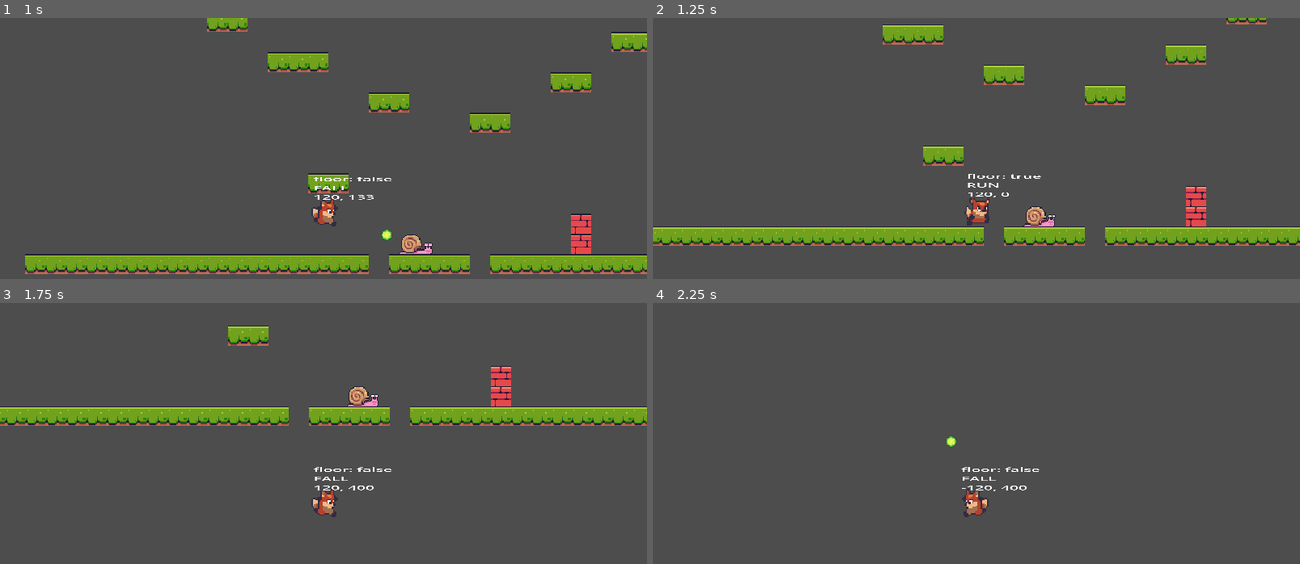
Above: before the commit, frames 1-4 (two rows, left to right).
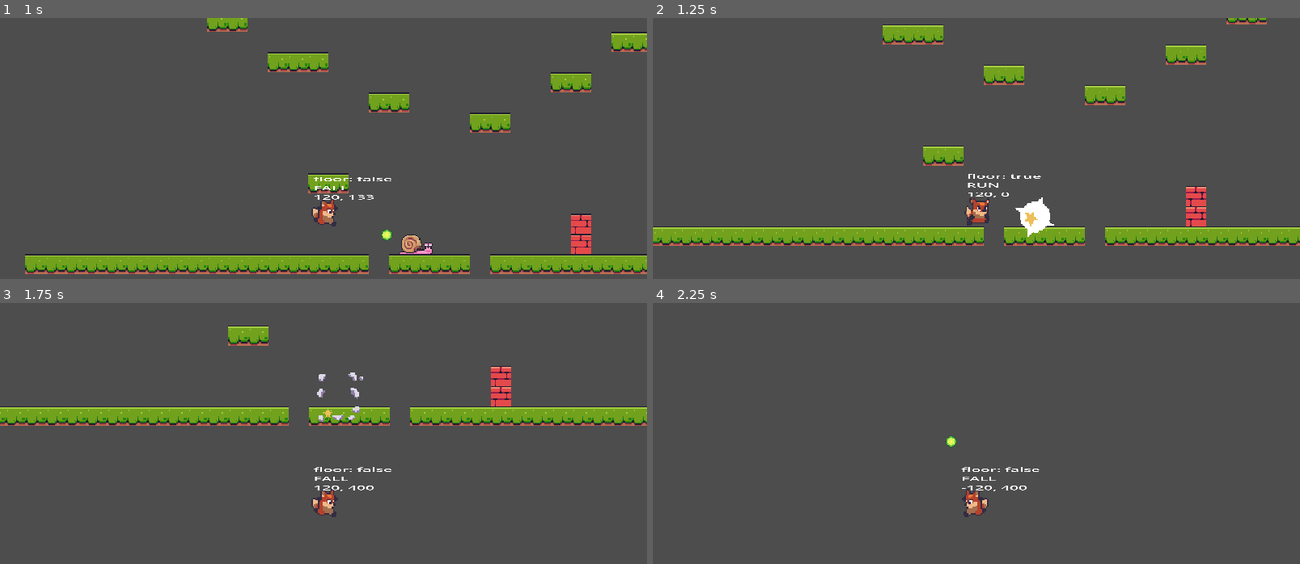
Above: after the commit, the same moments.

Repository: bluewind109/Foxy-Antics
Game: Godot game, scene res://level_base/level_base.tscn
The game is run twice, just before and just after one commit, with the same random seed, the same clock (stepped at 60 frames per second) and the same inputs. The project has no main scene, so this scene is started directly.
Inputs:
- Up to frame 1 (1 s): hold Right (right) from 0.53 s (still down); tap Ctrl (shoot) at 0.6 s; tap Space (jump) at 0.77 s
- Up to frame 2 (1.25 s): keep holding Right (right)
- Up to frame 3 (1.75 s): keep holding Right (right); tap Ctrl (shoot) at 1.35 s; tap Space (jump) at 1.52 s
- Up to frame 4 (2.25 s): release Right (right) at 2.03 s; hold Left (left) from 2.03 s (still down); tap Ctrl (shoot) at 2.1 s

Frame 1 is identical in both runs. In frame 2, 0.5% of the frame differs, in the area x 56-63%, y 68-84%; in frame 3, 0.5%; in frame 4, nothing differs.

Commit message:
Add explosion on enemy's death

Diff:
--- a/bullet/bullet_base/bullet_base.gd
+++ b/bullet/bullet_base/bullet_base.gd
@@ -24,5 +24,5 @@
 		queue_free()
 
 
-func _on_area_entered(area):
+func _on_area_entered(_area):
 	queue_free()
--- a/bullet/bullet_enemy/bullet_enemy.tscn
+++ b/bullet/bullet_enemy/bullet_enemy.tscn
@@ -5,6 +5,7 @@
 
 [node name="BulletEnemy" instance=ExtResource("1_5tnmu")]
 collision_layer = 16
+collision_mask = 2
 
 [node name="Sprite2D" parent="." index="0"]
 texture = ExtResource("2_arom2")
--- a/enemy/enemy_base/enemy_base.gd
+++ b/enemy/enemy_base/enemy_base.gd
@@ -31,6 +31,7 @@
 
 	_dying = true
 	SignalManager.on_enemy_hit.emit(points, global_position)
+	ObjectMaker.create_explosion(global_position)
 	set_physics_process(false)
 	hide()
 	queue_free()
@@ -44,5 +45,5 @@
 	pass # Replace with function body.
 
 
-func _on_hit_box_area_entered(area):
-	print("Enemy hit: ", area)
+func _on_hit_box_area_entered(_area):
+	die()
--- /dev/null
+++ b/enemy_explosion/enemy_explosion.gd
@@ -0,0 +1,5 @@
+extends AnimatedSprite2D
+
+
+func _on_animation_finished():
+	queue_free()
--- /dev/null
+++ b/enemy_explosion/enemy_explosion.tscn
@@ -0,0 +1,66 @@
+[gd_scene load_steps=11 format=3 uid="uid://cnyowa3ovuh5f"]
+
+[ext_resource type="AudioStream" uid="uid://ch6fm42y0rnya" path="res://assets/sound/pickup3.ogg" id="1_2yv5f"]
+[ext_resource type="Texture2D" uid="uid://bgy12qps52np2" path="res://assets/explosion/enemy-deadth.png" id="1_7382d"]
+[ext_resource type="Script" path="res://enemy_explosion/enemy_explosion.gd" id="2_dkgr5"]
+
+[sub_resource type="AtlasTexture" id="AtlasTexture_wgsx1"]
+atlas = ExtResource("1_7382d")
+region = Rect2(0, 0, 40, 41)
+
+[sub_resource type="AtlasTexture" id="AtlasTexture_ftx42"]
+atlas = ExtResource("1_7382d")
+region = Rect2(40, 0, 40, 41)
+
+[sub_resource type="AtlasTexture" id="AtlasTexture_q6nio"]
+atlas = ExtResource("1_7382d")
+region = Rect2(80, 0, 40, 41)
+
+[sub_resource type="AtlasTexture" id="AtlasTexture_4crbg"]
+atlas = ExtResource("1_7382d")
+region = Rect2(120, 0, 40, 41)
+
+[sub_resource type="AtlasTexture" id="AtlasTexture_024j2"]
+atlas = ExtResource("1_7382d")
+region = Rect2(160, 0, 40, 41)
+
+[sub_resource type="AtlasTexture" id="AtlasTexture_7fhnd"]
+atlas = ExtResource("1_7382d")
+region = Rect2(200, 0, 40, 41)
+
+[sub_resource type="SpriteFrames" id="SpriteFrames_uywi1"]
+animations = [{
+"frames": [{
+"duration": 1.0,
+"texture": SubResource("AtlasTexture_wgsx1")
+}, {
+"duration": 1.0,
+"texture": SubResource("AtlasTexture_ftx42")
+}, {
+"duration": 1.0,
+"texture": SubResource("AtlasTexture_q6nio")
+}, {
+"duration": 1.0,
+"texture": SubResource("AtlasTexture_4crbg")
+}, {
+"duration": 1.0,
+"texture": SubResource("AtlasTexture_024j2")
+}, {
+"duration": 1.0,
+"texture": SubResource("AtlasTexture_7fhnd")
+}],
+"loop": false,
+"name": &"default",
+"speed": 8.0
+}]
+
+[node name="EnemyExplosion" type="AnimatedSprite2D"]
+sprite_frames = SubResource("SpriteFrames_uywi1")
+autoplay = "default"
+script = ExtResource("2_dkgr5")
+
+[node name="AudioStreamPlayer2D" type="AudioStreamPlayer2D" parent="."]
+stream = ExtResource("1_2yv5f")
+autoplay = true
+
+[connection signal="animation_finished" from="." to="." method="_on_animation_finished"]
--- a/singletons/object_maker.gd
+++ b/singletons/object_maker.gd
@@ -6,6 +6,9 @@
 	BULLET_KEY.PLAYER: preload("res://bullet/bullet_player/bullet_player.tscn"),
 	BULLET_KEY.ENEMY: preload("res://bullet/bullet_enemy/bullet_enemy.tscn")
 }
+
+const explosion_scene: PackedScene = preload("res://enemy_explosion/enemy_explosion.tscn")
+
 
 func add_child_deferred(child_to_add) -> void:
 	get_tree().root.add_child(child_to_add)
@@ -26,3 +29,9 @@
 	new_bullet.setup(direction, life_span, speed)
 	new_bullet.global_position = start_pos
 	call_add_child(new_bullet)
+
+
+func create_explosion(start_pos: Vector2) -> void:
+	var new_explosion = explosion_scene.instantiate()
+	new_explosion.global_position = start_pos
+	call_add_child(new_explosion)
